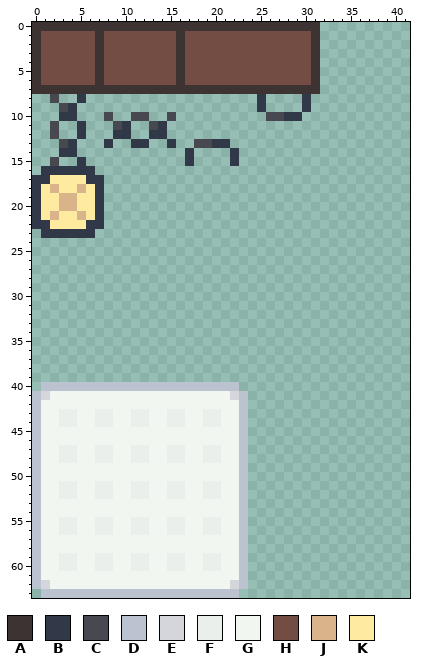
One commit to this pixel-art file: Assets/WindTileSet.ase. The first picture shows the starting point.
64x64 pixels, 1 frame. Shown: x 0..41, y 0..63.
Palette (. is transparent): A #3d3333  B #313848  C #484850  D #bbc3d0  E #d5d6db  F #ebefeb  G #f1f6f0  H #734c44  J #d9b48a  K #feeb9f
Pixels before (only the part around the change), first column x 0:
 0 AAAAAAAAAAAAAAAAAAAAAAAAAAAAAAAA..........
 1 AHHHHHHAHHHHHHHHAHHHHHHHHHHHHHHA..........
 2 AHHHHHHAHHHHHHHHAHHHHHHHHHHHHHHA..........
 3 AHHHHHHAHHHHHHHHAHHHHHHHHHHHHHHA..........
 4 AHHHHHHAHHHHHHHHAHHHHHHHHHHHHHHA..........
 5 AHHHHHHAHHHHHHHHAHHHHHHHHHHHHHHA..........
 6 AHHHHHHAHHHHHHHHAHHHHHHHHHHHHHHA..........
 7 AAAAAAAAAAAAAAAAAAAAAAAAAAAAAAAA..........
 8 ..C..B...................B....B...........
 9 ...CB....................B....B...........
10 ...BB...C..CC..C..........CCBB............
11 ..C..B...CB..CB...........................
12 ..C..B...BB..BB...........................
After:
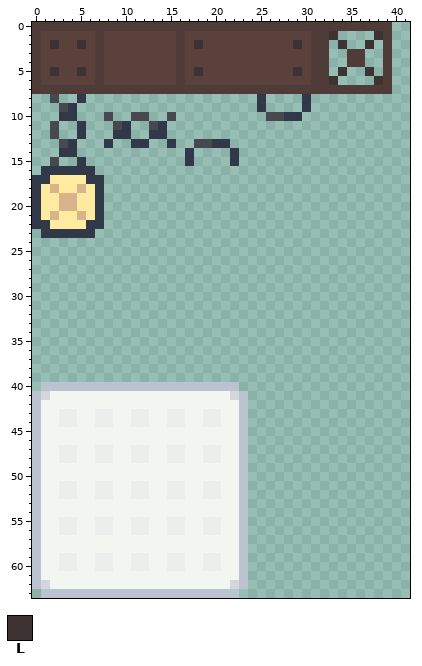
Colours new in this view: L #3d3333
Diff:
colour A: #3d3333 -> #4f3b38
colour H: #734c44 -> #5b413c
Changed rows in their new state; - is a pixel that keeps its letter.
first column x 2:
 0 ------------------------------AAAAAAAA
 1 ------------------------------AL----LA
 2 L--L------------L----------L--A-L--L-A
 3 ------------------------------A--AA--A
 4 ------------------------------A--AA--A
 5 L--L------------L----------L--A-L--L-A
 6 ------------------------------AL----LA
 7 ------------------------------AAAAAAAA
